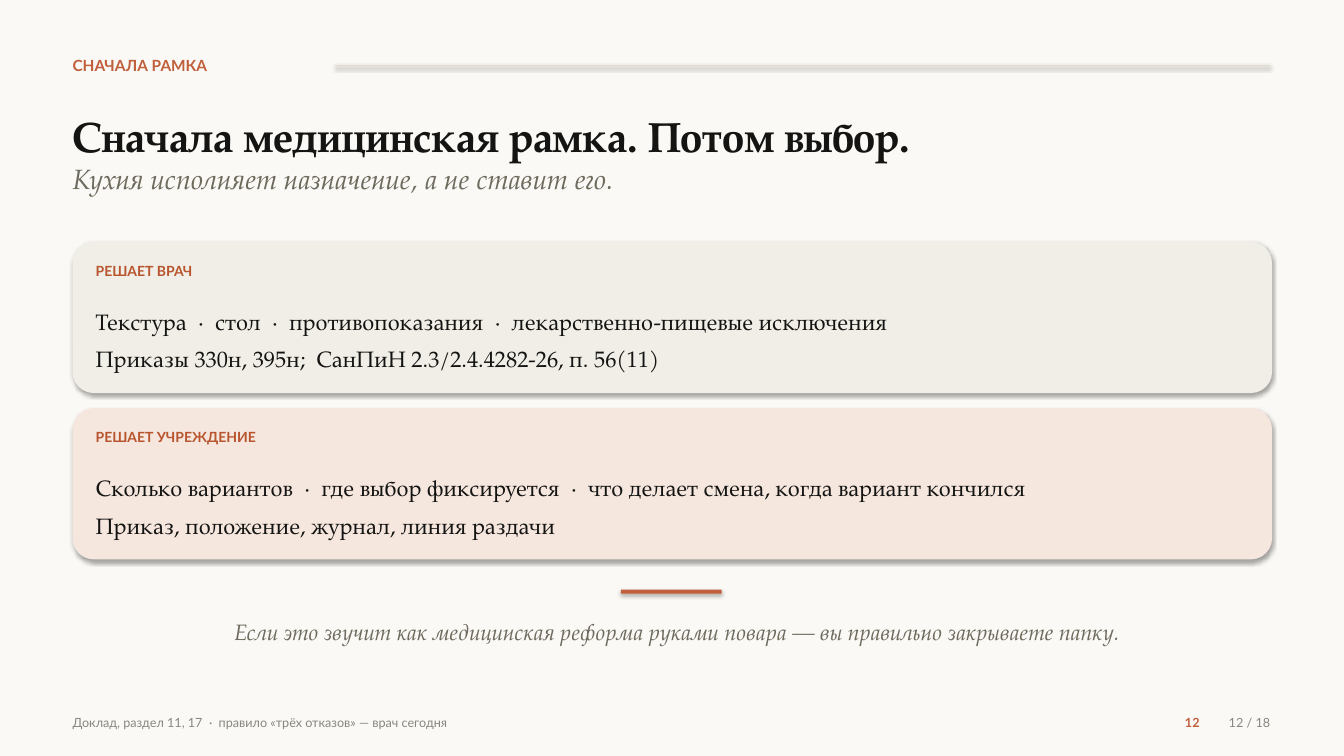
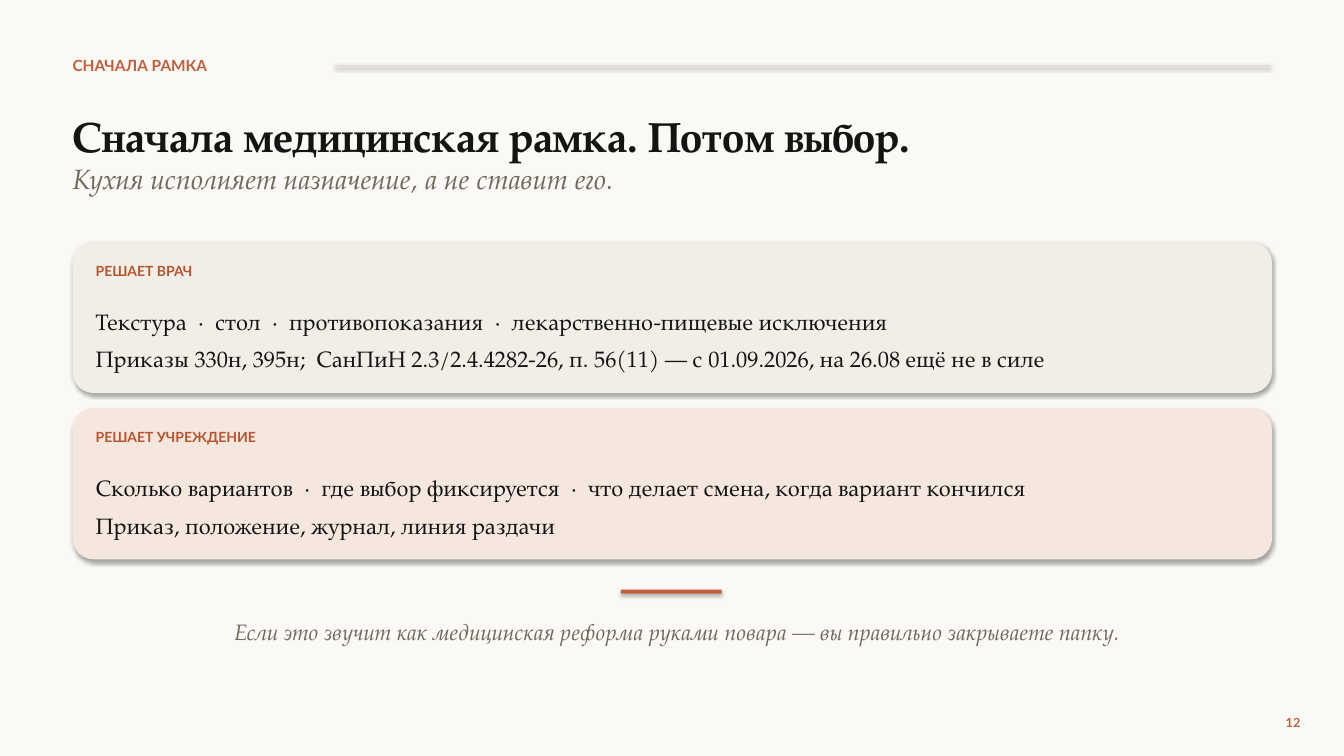
Before and after one commit to qlolp/seminar-variable-food-2026, a slide deck: slide 12 of 02_презентация/презентация_v6/Презентация_v6_Не_просто_накормить.pptx. Drawn at 1344x756 pixels with LibreOffice and Linux fonts; fonts in the diff are those of the drawing. Boxes give left, top, right and bottom in pixels: in the first picture for what was removed or moved away, otherwise in the second. Text is boxed around its words. In the diff, an @@ line names an element or a change of style, - is before the commit and + after.

```diff
--- a/02_презентация/презентация_v6/Презентация_v6_Не_просто_накормить.pptx
+++ b/02_презентация/презентация_v6/Презентация_v6_Не_просто_накормить.pptx
@@ text at box(96, 350, 1045, 373): text changed @@
-Приказы 330н, 395н; СанПиН 2.3/2.4.4282-26, п. 56(11)
+Приказы 330н, 395н; СанПиН 2.3/2.4.4282-26, п. 56(11) — с 01.09.2026, на 26.08 ещё не в силе
@@ text removed at box(73, 718, 448, 729) @@
-Доклад, раздел 11, 17 · правило «трёх отказов» — врач сегодня
@@ text removed at box(1229, 718, 1271, 727) @@
-12 / 18
@@ text "12": place and size @@
-text "12" at box(1185, 718, 1200, 727)
+text "12" at box(1286, 718, 1301, 727)
```
Also in this commit, not shown: 29 other slides changed, 22 other files.
